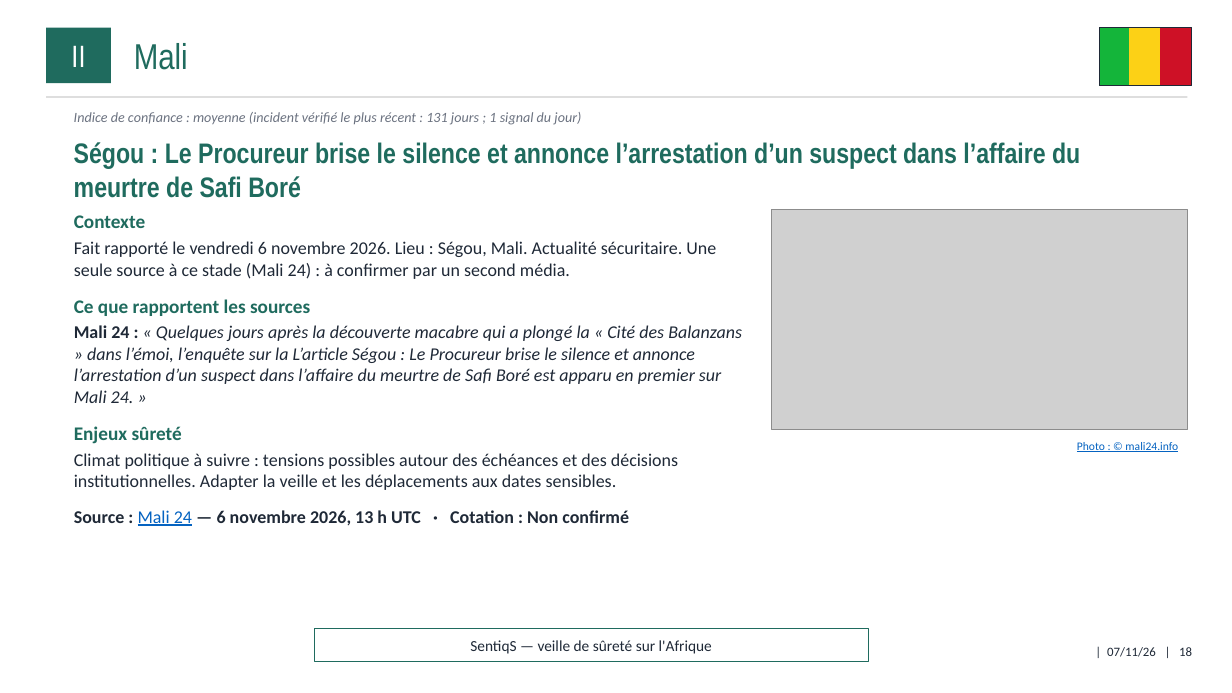
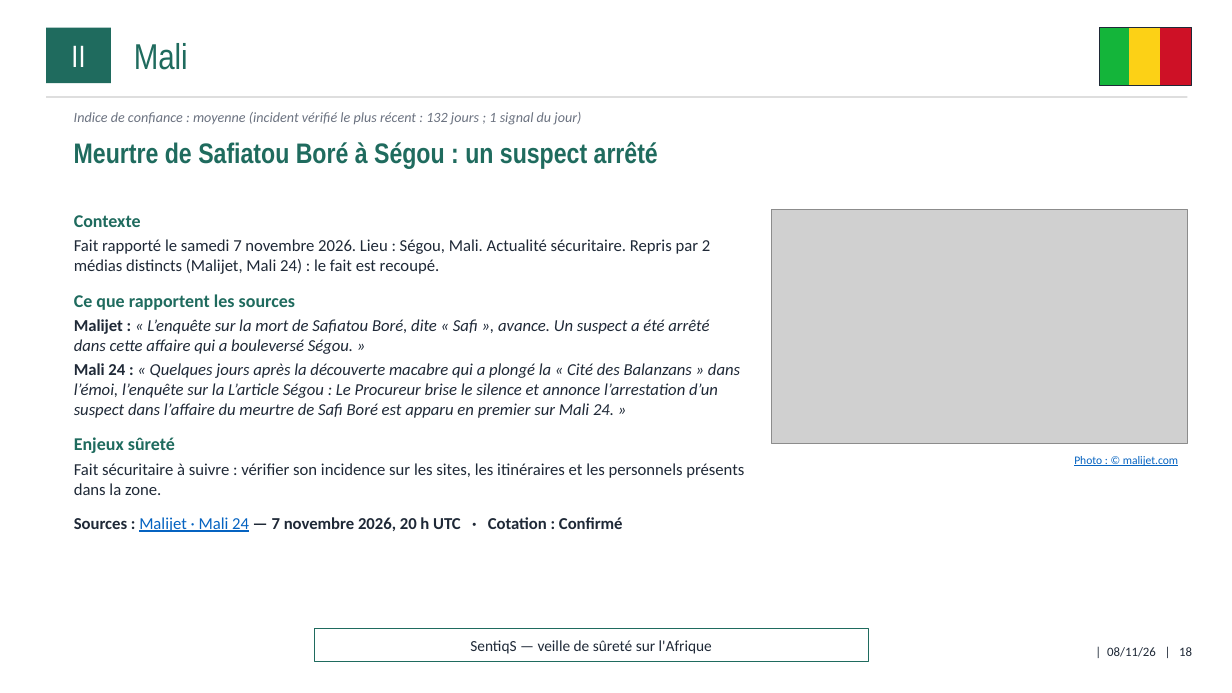
Before and after one commit to ytl1-ops/SentiqS, a slide deck: slide 18 of web/rapports/mensuel/2026-11.pptx. Drawn at 1232x693 pixels with LibreOffice and Linux fonts; fonts in the diff are those of the drawing; grey boxes stand for pictures. Boxes give left, top, right and bottom in pixels: in the first picture for what was removed or moved away, otherwise in the second. Text is boxed around its words. In the diff, an @@ line names an element or a change of style, - is before the commit and + after.

```diff
--- a/web/rapports/mensuel/2026-11.pptx
+++ b/web/rapports/mensuel/2026-11.pptx
@@ text at [74,112,581,125]: text changed @@
-Indice de confiance : moyenne (incident vérifié le plus récent : 131 jours ; 1 signal du jour)
+Indice de confiance : moyenne (incident vérifié le plus récent : 132 jours ; 1 signal du jour)
@@ text at [74,142,658,169]: text changed @@
-Ségou : Le Procureur brise le silence et annonce l’arrestation d’un suspect dans l’affaire du meurtre de Safi Boré
+Meurtre de Safiatou Boré à Ségou : un suspect arrêté
@@ text at [74,239,710,274]: text changed; size 14 to 13 pt @@
-Fait rapporté le vendredi 6 novembre 2026. Lieu : Ségou, Mali. Actualité sécuritaire. Une seule source à ce stade (Mali 24) : à confirmer par un second média.
+Fait rapporté le samedi 7 novembre 2026. Lieu : Ségou, Mali. Actualité sécuritaire. Repris par 2 médias distincts (Malijet, Mali 24) : le fait est recoupé.
@@ text at [74,215,740,453]: size 15 to 14 pt in "Contexte", "Ce que rapportent les sources", "Enjeux sûreté"; size 14 to 13 pt in "Mali 24 : « Quelques jours après ..." @@
@@ picture: place and size @@
-picture at [772,210,1188,429]
+picture at [772,210,1188,444]
@@ text at [74,319,709,354]: paragraph added @@
+Malijet : « L’enquête sur la mort de Safiatou Boré, dite « Safi », avance. Un suspect a été arrêté dans cette affaire qui a bouleversé Ségou. »
@@ text at [74,463,744,532]: text changed; size 14 to 13 pt @@
-Climat politique à suivre : tensions possibles autour des échéances et des décisions institutionnelles. Adapter la veille et les déplacements aux dates sensibles.
-Source : Mali 24 — 6 novembre 2026, 13 h UTC · Cotation : Non confirmé
+Fait sécuritaire à suivre : vérifier son incidence sur les sites, les itinéraires et les personnels présents dans la zone.
+Sources : Malijet · Mali 24 — 7 novembre 2026, 20 h UTC · Cotation : Confirmé
@@ text at [1074,456,1178,466]: text changed @@
-Photo : © mali24.info
+Photo : © malijet.com
@@ text at [1107,647,1192,657]: text changed @@
-| 07/11/26 | 18
+| 08/11/26 | 18
```
Also in this commit, not shown: 40 other slides changed, 9 other files.
